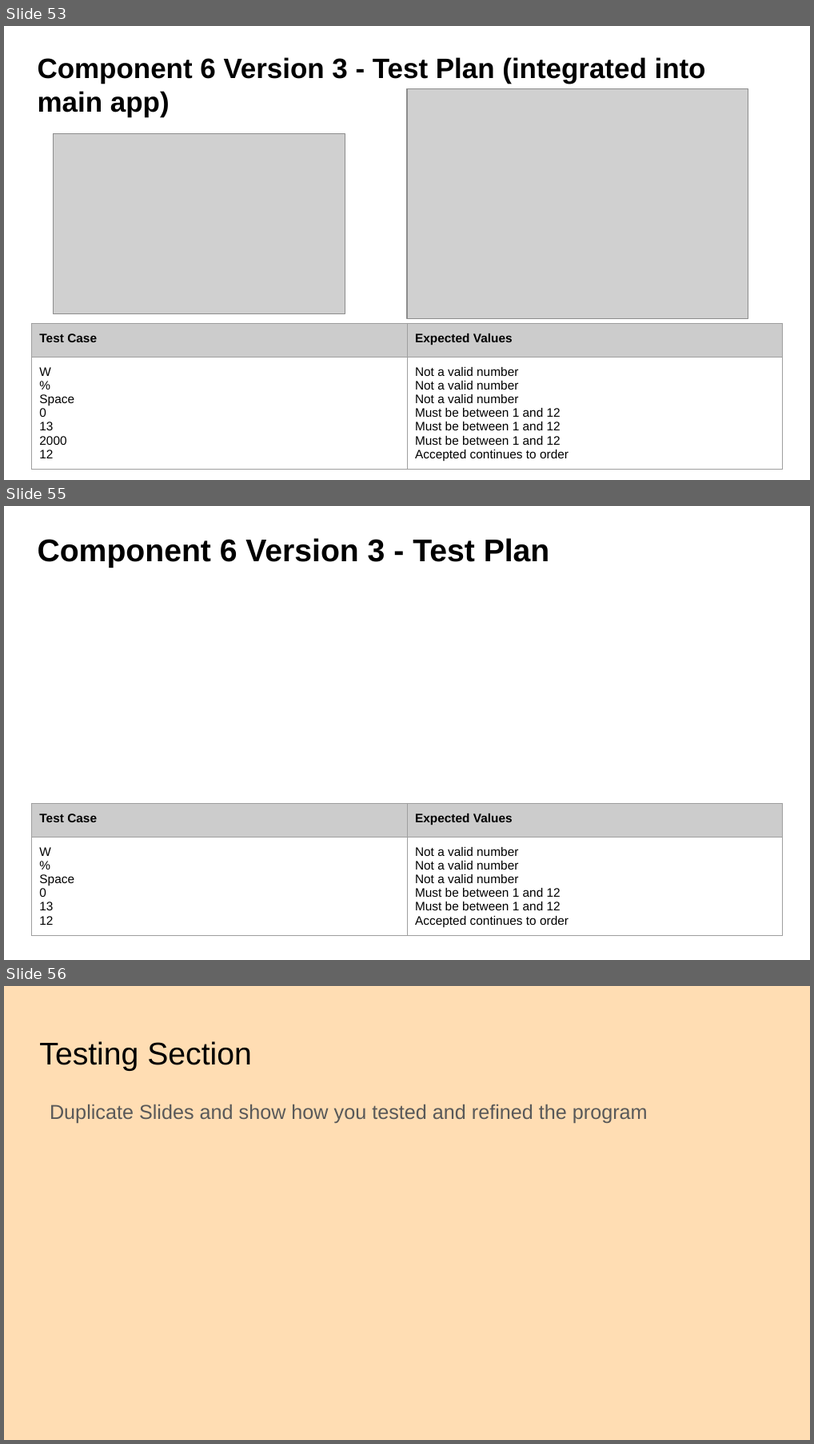
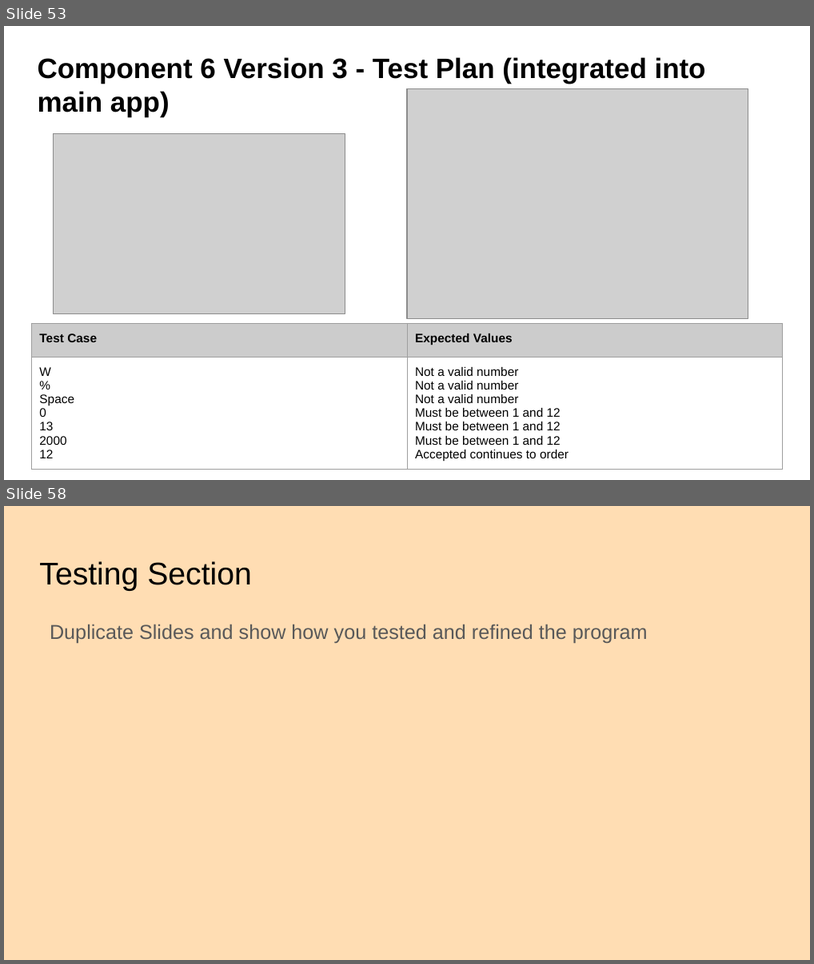
Before and after one commit to danettp/ds_nuts_bot, a slide deck: Danett Pepito - 000_91896 _ 91897 Documentation - 2150400 (Git).pptx. Shown one above the other, each under a label of ours: slides 53, 55 and 56 before the commit, slides 53 and 58 after it; the slides between them are not shown. The pictures are 814x1444 and 814x964 pixels, drawn with LibreOffice and Linux fonts; fonts in the diff are those of the drawing; grey boxes stand for pictures; background and template pictures are left out. Boxes give left, top, right and bottom in pixels: in the first picture for what was removed or moved away, otherwise in the second. Text is boxed around its words. In the diff, an @@ line names an element or a change of style, - is before the commit and + after.

```diff
--- a/Danett Pepito - 000_91896 _ 91897 Documentation - 2150400 (Git).pptx
+++ b/Danett Pepito - 000_91896 _ 91897 Documentation - 2150400 (Git).pptx
@@ slide 55 removed at [4,506,810,960], background picture (left out) @@
@@ title removed at [38,538,550,568] @@
-Component 6 Version 3 - Test Plan
@@ table removed at [31,803,783,941], 2 rows, 2 columns @@
-Test Case | Expected Values
-W / % / Space / 0 / 13 / 12 | Not a valid number / Not a valid number / Not a valid number / Must be between 1 and 12 / Must be between 1 and 12 / Accepted continues to order
@@ what was slide 56 is now slide 58 @@
```
Also in this commit, not shown: 2 slides changed, 3 slides added, 1 other file.
